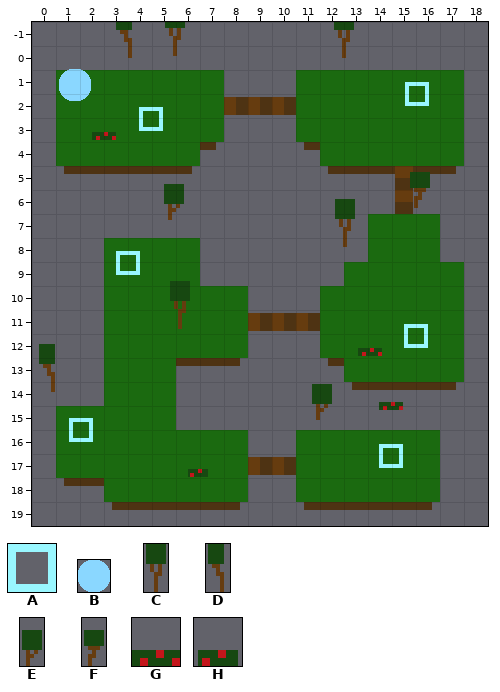
Two states of a Tiled map (JSON), assets/levels/hub1.json. The first picture shows the starting point.
Cells are 24x24 px. Shown: x 0..18, y -1..19.
Key: from "object_sheet": A 0; from "player": B 0; from "scenery": C 2 "tree1", D 3 "tree2", E 4 "tree3", F 5 "tree4", G 6 "bush1", H 8 "bush3".
Objects are placed by their top-left corner, in cells (3,4 is the top-left corner of cell 3,4); size is 1x1 cell unless given.
Layers that did not change in this view are not listed.
Objects on layer "objects" before:
C "tree" at 6,-0.6 size 1x2
C "tree" at 13,-0.5 size 1x2
D "tree" at 3.9,-0.5 size 1x2
B "player" at 1.6,1.5 size 1.3x1.3
A "goal" at 16,2
A "goal" at 5,3
G "bush" at 3,3.9
F "tree" at 16.2,5.8 size 1x2
E "tree" at 5.9,6.2 size 1x2
C "tree" at 13,7.4 size 1x2
A "goal" at 4,9
C "tree" at 6.2,10.8 size 1x2
A "goal" at 16,12.1
G "bush" at 14.1,12.9
D "tree" at 0.7,13.4 size 1x2
G "bush" at 15,15.2
E "tree" at 12.1,14.6 size 1x2
A "goal" at 2,16
A "goal" at 15,17.1
H "bush" at 6.9,18
After:
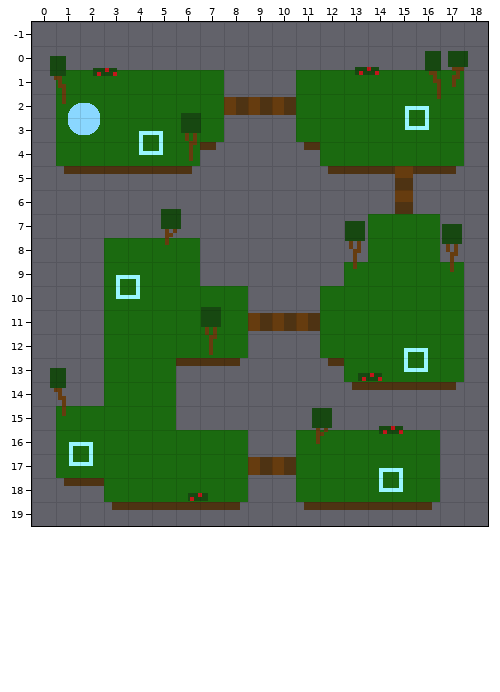
The commit says: redid hub1 and test bigger coin hotbox again
Diff:
Layer "objects":
Object G "bush" at 3,3.9 becomes G "bush" at 3,1.2.
Object F "tree" at 16.2,5.8 size 1x2 becomes F "tree" at 17.8,0.7 size 1x2.
Object D "tree" at 3.9,-0.5 size 1x2 becomes D "tree" at 1.2,1.4 size 1x2.
Object A "goal" at 16,2 becomes A "goal" at 16,3.
Object B "player" at 1.6,1.5 size 1.3x1.3 becomes B "player" at 2,2.9 size 1.3x1.3.
Object A "goal" at 5,3 becomes A "goal" at 5,4.
Object C "tree" at 6,-0.6 size 1x2 becomes C "tree" at 6.6,3.8 size 1x2.
Object E "tree" at 5.9,6.2 size 1x2 becomes E "tree" at 5.8,7.3 size 1x2.
Object C "tree" at 13,7.4 size 1x2 becomes C "tree" at 13.5,8.3 size 1x2.
Object C "tree" at 13,-0.5 size 1x2 becomes C "tree" at 17.5,8.4 size 1x2.
Object A "goal" at 4,9 becomes A "goal" at 4,10.
Object C "tree" at 6.2,10.8 size 1x2 becomes C "tree" at 7.5,11.9 size 1x2.
Object A "goal" at 16,12.1 becomes A "goal" at 16,13.1.
Object G "bush" at 14.1,12.9 becomes G "bush" at 14.1,14.
Object D "tree" at 0.7,13.4 size 1x2 becomes D "tree" at 1.2,14.4 size 1x2.
Object G "bush" at 15,15.2 becomes G "bush" at 15,16.2.
Object E "tree" at 12.1,14.6 size 1x2 becomes E "tree" at 12.1,15.6 size 1x2.
Object A "goal" at 2,16 becomes A "goal" at 2,17.
Object A "goal" at 15,17.1 becomes A "goal" at 15,18.1.
Object H "bush" at 6.9,18 becomes H "bush" at 6.9,19.
A new object: G "bush" at 14,1.2.
A new object: D "tree" at 16.8,1.2 size 1x2.
